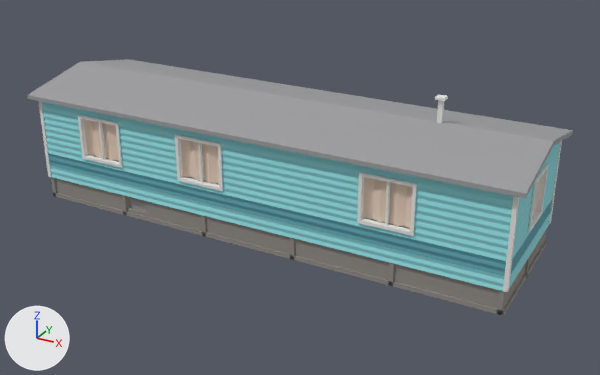
Before and after pictures for a commit that changed the Blender file assets/models/src/trailer-home-a.blend.
Both versions are drawn from a 50 mm camera at (9.24, -15.99, 8.93) aimed at (0.39, 0.09, 0.88). Lighting does not change. The marker at lower left points along +X, +Y and +Z. The older version comes first.

In view in the first picture: 'TrailerHomeA'.
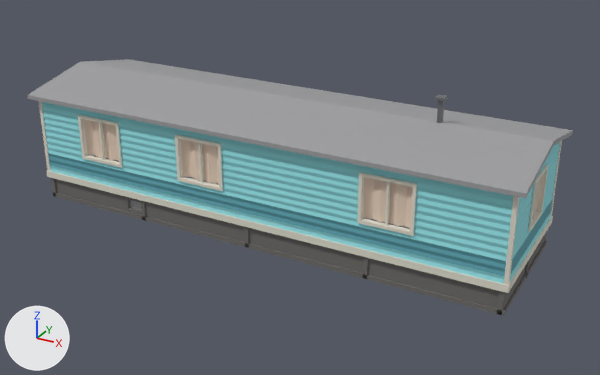
The change, as a diff of the scene's bpy script:
```diff
--- a/assets/models/src/trailer-home-a.blend.py
+++ b/assets/models/src/trailer-home-a.blend.py
@@ mat_trailerskirt @@
 mat_trailerskirt = principled_material('TrailerSkirt')
-mat_trailerskirt.base_color = (0.28, 0.26, 0.24)  # grey #908b86
+mat_trailerskirt.base_color = (0.155, 0.148, 0.14)  # dark grey #6e6b69
 mat_trailerskirt.roughness = 0.9
@@ mat_trailertrim @@
 mat_trailertrim = principled_material('TrailerTrim')
-mat_trailertrim.base_color = (0.82, 0.82, 0.8)  # white #eaeae7
+mat_trailertrim.base_color = (0.76, 0.73, 0.63)  # light grey #e2ded0
 mat_trailertrim.roughness = 0.7
@@ mat_trailermetal @@
+mat_trailermetal = principled_material('TrailerMetal')
+mat_trailermetal.base_color = (0.145, 0.15, 0.158)  # grey #6a6c6f
+mat_trailermetal.roughness = 0.45
@@ me_trailerhomea_011 @@
 # used by ob_trailerhomea; location = (0.0, 0.0, 0.0)
-me_trailerhomea_011.from_pydata(...)  # 1030 vertices, 593 faces; spans x -6.18..6.18, y -1.93..2.65, z 0.0..3.7
+me_trailerhomea_011.from_pydata(...)  # 1034 vertices, 595 faces; spans x -6.18..6.18, y -1.93..2.65, z 0.0..3.7
+# me_trailerhomea_011 part 1
+# 24 vertices are removed from x -5.94..5.94, y -1.74..1.74, z 0.0..0.55
+# 28 faces are deleted
+# 36 vertices move from x -3.61..3.51, y -1.74..1.74, z 0.0..0.55 to x -3.02..3.02, y -1.74..1.74, z 0.0..0.55
+# 20 vertices are added at x -6.03..6.03, y -1.78..1.78, z 0.0..0.72
+# 6 new vertices lie (-0.1, 0.0, 0.0) away from vertices in x -3.61..1.14, y 1.69, z 0.0..0.55
+# 10 new vertices lie (0.0, -0.05, 0.0) away from vertices in x -5.99..5.99, y -1.69..1.74, z 0.0..0.55
+# 21 new faces join them, mat_trailerskirt (dark grey #6e6b69)
+# 12 new faces join them, mat_trailertrim (light grey #e2ded0)
+# me_trailerhomea_011 part 2: 73 faces spanning x 0.47..3.9, y -0.1..2.65, z 0.0..3.7 switch from mat_trailertrim (white #eaeae7) to mat_trailermetal (grey #6a6c6f)
+# other edits to the shape of me_trailerhomea_011 do not show in these pictures
 me_trailerhomea_011.materials.append(mat_trailerbody)
```

Boxes (x1, y1, x2, y2) around the edits, measured in the pictures (600 x 375 px; the box of a moved part takes in the faces that stretch with it):
'TrailerHomeA', recoloured, reshaped: before (27, 59, 573, 315); after (27, 59, 573, 316)
part 1 of me_trailerhomea_011, moved or reshaped: before (54, 155, 505, 315); after (46, 155, 553, 316)
part 2 of me_trailerhomea_011, recoloured (white to grey): (435, 94, 448, 123) in both
